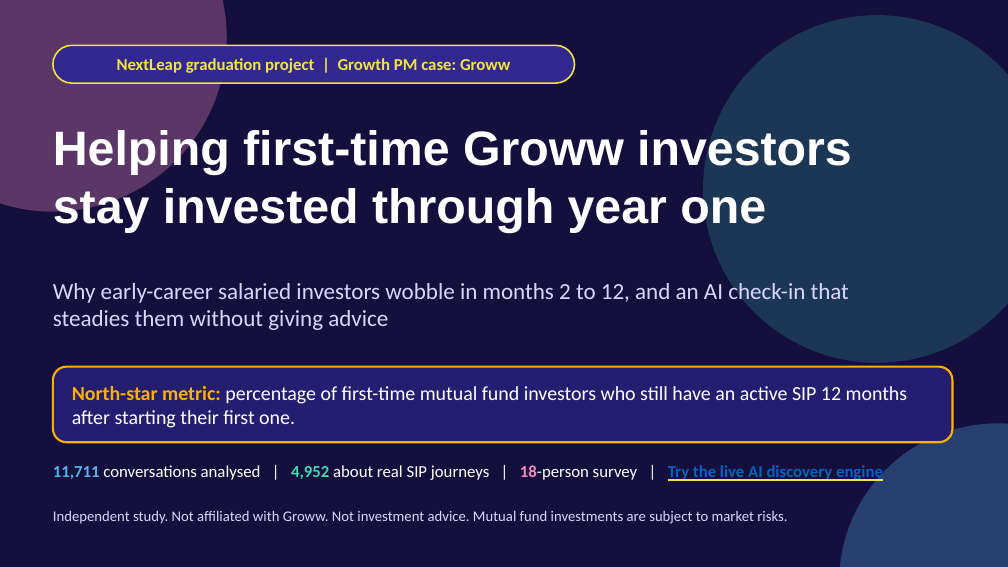
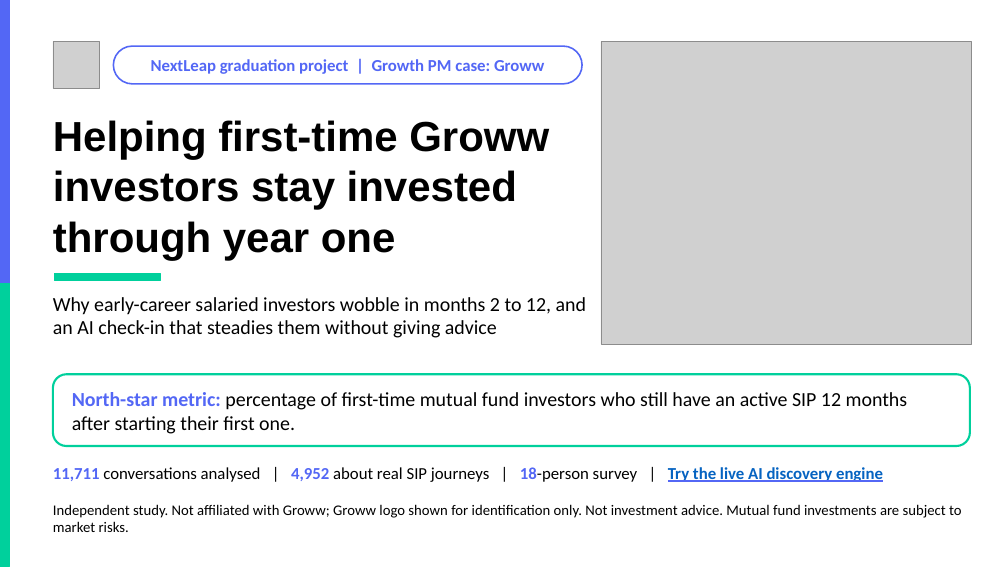
Before and after one commit to akarshita711/NEXTLEAP_GRAD_PROJECT_groww_SIP_research, a slide deck: slide 1 of deck/NL_Groww.pptx. Drawn at 1008x567 pixels with LibreOffice and Linux fonts; fonts in the diff are those of the drawing; grey boxes stand for pictures; background and template pictures are left out. Boxes give left, top, right and bottom in pixels: in the first picture for what was removed or moved away, otherwise in the second. Text is boxed around its words. In the diff, an @@ line names an element or a change of style, - is before the commit and + after.

```diff
--- a/deck/NL_Groww.pptx
+++ b/deck/NL_Groww.pptx
@@ background #140F3D to #FFFFFF @@
@@ ellipse removed at box(0, 0, 227, 212) @@
@@ rectangle added at box(0, 0, 9, 284), fill #5367F5, outline #5367F5 1 pt @@
@@ ellipse removed at box(703, 15, 1008, 363) @@
@@ picture added at box(53, 42, 100, 88) @@
@@ text "NextLeap graduation project | Growth ...": place and size @@
-text "NextLeap graduation project | Growth ..." at box(117, 58, 510, 73)
+text "NextLeap graduation project | Growth ..." at box(151, 59, 544, 74)
@@ text "NextLeap graduation project | Growth ..." at box(151, 59, 544, 74): text colour #F0E442 to #5367F5 @@
@@ rounded rectangle: place and size @@
-rounded rectangle at box(53, 45, 575, 83)
+rounded rectangle at box(113, 46, 582, 84)
@@ rounded rectangle at box(113, 46, 582, 84): fill #33288F to #FFFFFF; outline #F0E442 1.5 pt to #5367F5 1.5 pt @@
@@ picture added at box(601, 42, 972, 344) @@
@@ text "Helping first-time Groww investors stay ...": place and size @@
-text "Helping first-time Groww investors stay ..." at box(53, 127, 852, 233)
+text "Helping first-time Groww investors stay ..." at box(53, 120, 549, 260)
@@ text "Helping first-time Groww investors stay ..." at box(53, 120, 549, 260): size 46 to 40 pt, text colour #FFFFFF to #000000 @@
@@ rectangle added at box(0, 284, 9, 567), fill #00D09C, outline #00D09C 1 pt @@
@@ text "Why early-career salaried investors wobble ...": place and size @@
-text "Why early-career salaried investors wobble ..." at box(53, 283, 849, 330)
+text "Why early-career salaried investors wobble ..." at box(53, 297, 586, 338)
@@ text "Why early-career salaried investors wobble ..." at box(53, 297, 586, 338): size 22 to 19 pt, text colour #DAD5FF to #000000 @@
@@ rectangle added at box(54, 274, 160, 281), fill #00D09C, outline #00D09C 1 pt @@
@@ rounded rectangle: place and size @@
-rounded rectangle at box(53, 367, 953, 442)
+rounded rectangle at box(53, 374, 970, 446)
@@ rounded rectangle at box(53, 374, 970, 446): fill #251D70 to #FFFFFF; outline #FFB000 2 pt to #00D09C 2 pt; proportions changed @@
@@ text "North-star metric: percentage of first-time ..." at box(72, 392, 908, 434): text colour #FFB000 to #5367F5 in "North-star metric:"; text colour #FFFFFF to #000000 in "percentage of first-time mutual fund investors who ..." @@
@@ ellipse removed at box(839, 423, 1008, 567) @@
@@ text "11,711 conversations analysed | 4,952 ..." at box(53, 467, 883, 482): text colour #56B4E9 to #5367F5 in "11,711"; text colour #FFFFFF to #000000 in "conversations analysed | about real SIP journeys ..."; text colour #3DDBB0 to #5367F5 in "4,952"; text colour #F08DC0 to #5367F5 in "18-person" @@
@@ text at box(53, 504, 962, 532): text changed; text colour #DAD5FF to #000000 @@
-Independent study. Not affiliated with Groww. Not investment advice. Mutual fund investments are subject to market risks.
+Independent study. Not affiliated with Groww; Groww logo shown for identification only. Not investment advice. Mutual fund investments are subject to market risks.
```
Also in this commit, not shown: 9 other slides changed, 18 other files.
